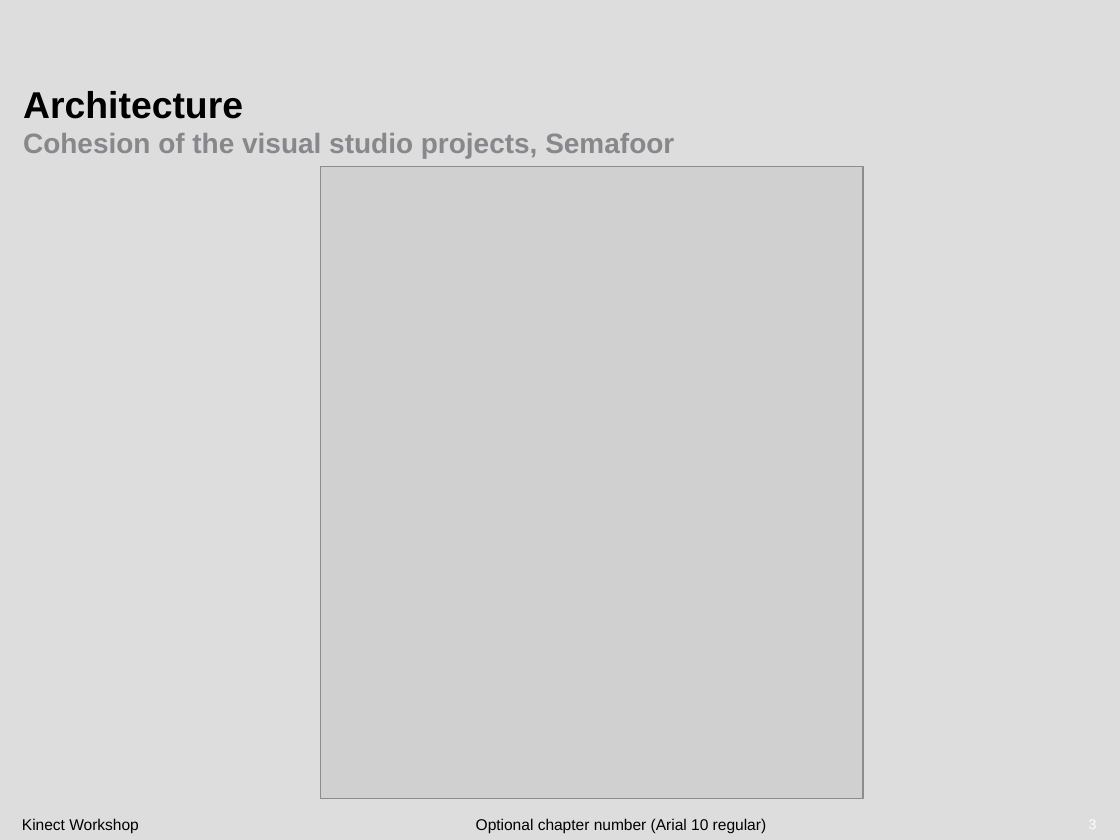
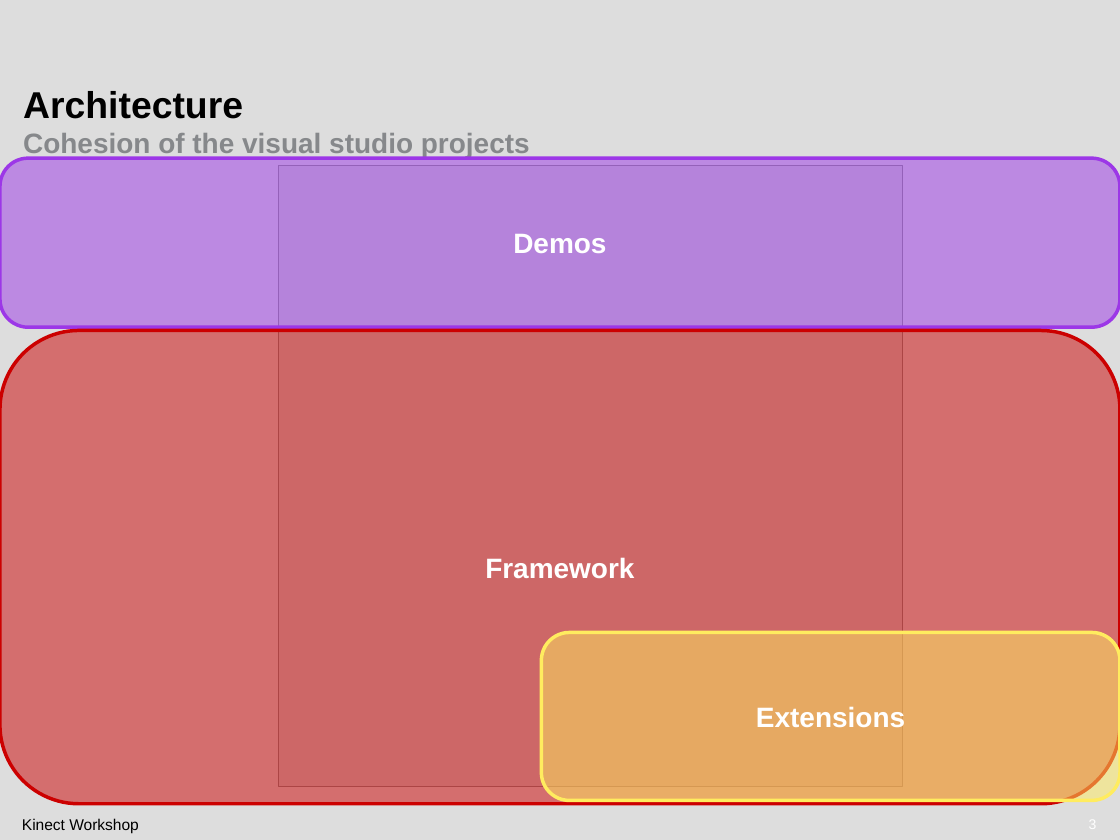
Before and after one commit to atosorigin/Kinect, a slide deck: slide 3 of doc/Demos/Workshop/Workshop presentation.pptx. Drawn at 1120x840 pixels with LibreOffice and Linux fonts; fonts in the diff are those of the drawing; grey boxes stand for pictures; background and template pictures are left out. Boxes give left, top, right and bottom in pixels: in the first picture for what was removed or moved away, otherwise in the second. Text is boxed around its words. In the diff, an @@ line names an element or a change of style, - is before the commit and + after.

```diff
--- a/doc/Demos/Workshop/Workshop presentation.pptx
+++ b/doc/Demos/Workshop/Workshop presentation.pptx
@@ text at [23, 133, 530, 158]: text changed @@
-Cohesion of the visual studio projects, Semafoor
+Cohesion of the visual studio projects
@@ rounded rectangle added at [0, 158, 1120, 327], fill #9C37E7 at 50% opacity, outline #9C37E7 2.25 pt, 18 pt, text #FFFFFF, bold @@
+Demos
@@ picture: place and size @@
-picture at [320, 167, 862, 800]
+picture at [279, 166, 903, 786]
@@ rounded rectangle added at [0, 330, 1120, 804], fill #CC0000 at 50% opacity, outline #CC0000 2.25 pt, 18 pt, text #FFFFFF, bold @@
+Framework
@@ rounded rectangle added at [541, 633, 1120, 801], fill #FFEC5F at 50% opacity, outline #FFEC5F 2.25 pt, 18 pt, text #FFFFFF, bold @@
+Extensions
@@ text removed at [476, 818, 766, 834] @@
-Optional chapter number (Arial 10 regular)
```
Also in this commit, not shown: 3 other slides changed, 3 slides removed.
